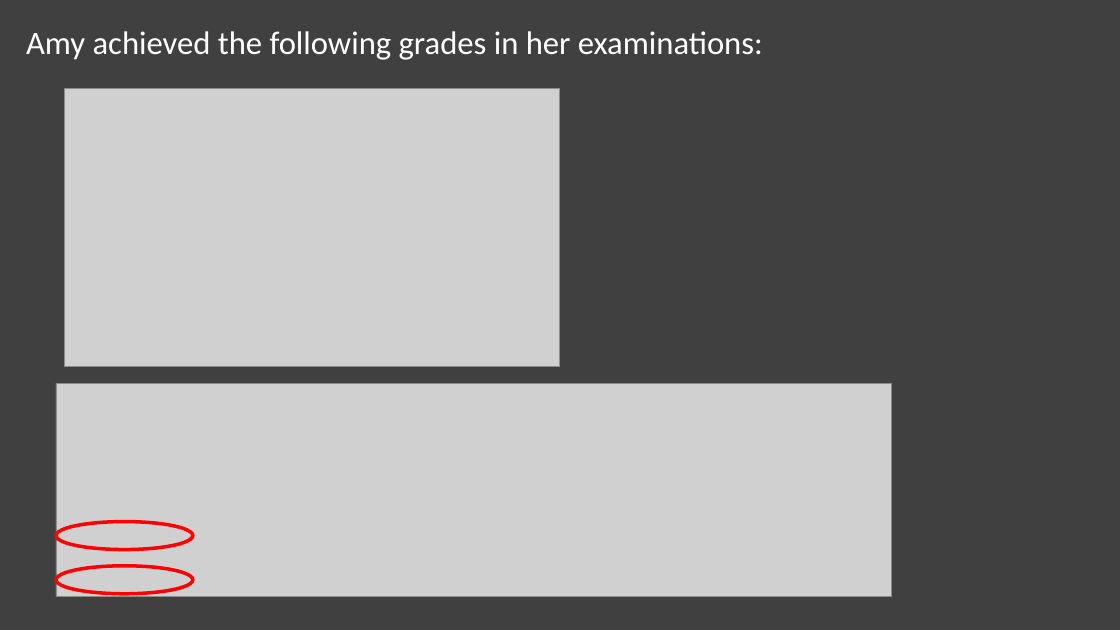
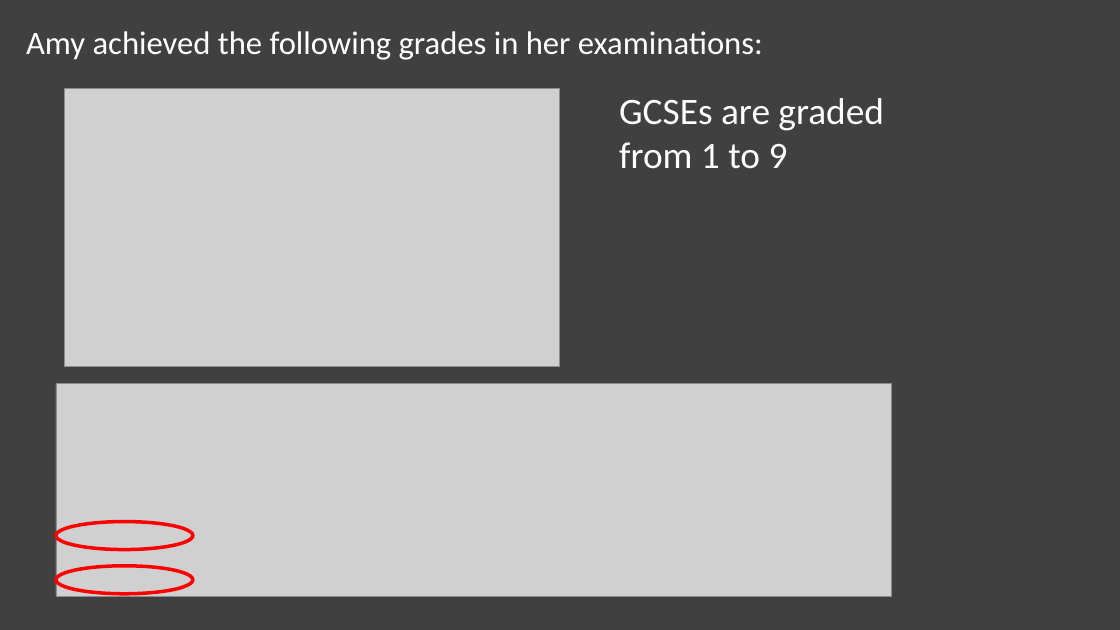
Before and after one commit to MoNawaz101/Project-1-Examination-Analysis, a slide deck: slide 8 of Project 1 Presentation.pptx. Drawn at 1120x630 pixels with LibreOffice and Linux fonts; fonts in the diff are those of the drawing; grey boxes stand for pictures. Boxes give left, top, right and bottom in pixels: in the first picture for what was removed or moved away, otherwise in the second. Text is boxed around its words. In the diff, an @@ line names an element or a change of style, - is before the commit and + after.

```diff
--- a/Project 1 Presentation.pptx
+++ b/Project 1 Presentation.pptx
@@ text added at <box>619,98,883,169</box>, 32 pt, text #FFFFFF @@
+GCSEs are graded from 1 to 9
```
Also in this commit, not shown: 5 slides added, 18 other files.
